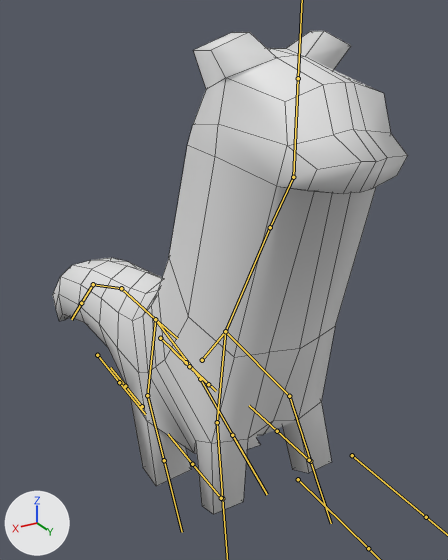
The FBX model Assets/Characters/ferret.fbx, before and after one commit.
Before and after are seen from a camera (50 mm lens) standing at (5.91, 7.92, 10.01) and looking at (-1.21, -3.94, 4.08). The axes (+X, +Y, +Z) are drawn at lower left. The lights are the same throughout. The bones that bend it are drawn over the model as lines. Mesh edges are drawn as thin lines.

In view in the first picture: 'Character'.
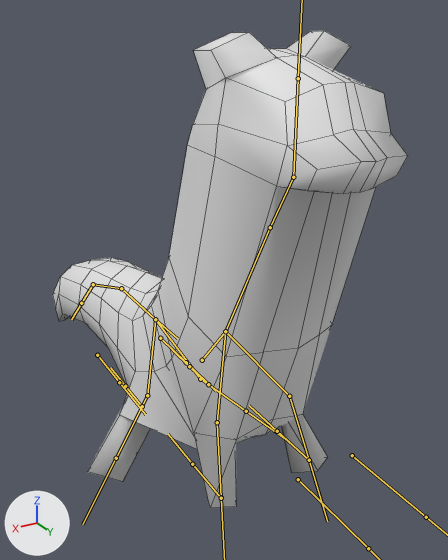
The newer file adds an action. The first version stands in its rest pose; the second is drawn at frame 1 of the action 'Armature|_TPose'.

What the commit changed:
Bone 'Arm.R' (bone_arm_r) turns from (0, 0, 0) to (-3, 110, -1) degrees about its own x, y and z.
Bone 'Arm.L' (bone_arm_l) turns from (0, 0, 0) to (-3, -110, 1) degrees about its own x, y and z.
Bone 'Leg.R' (bone_leg_r) turns from (0, 0, 0) to (46, 22, 22) degrees about its own x, y and z.
Bone 'Leg.L' (bone_leg_l) turns from (0, 0, 0) to (46, -22, -22) degrees about its own x, y and z.

What differs and where, as boxes [x1, y1, x2, y2] in the pictures (448 x 560 px):
'Character', posed
    before: [53, 31, 408, 514]
    after: [53, 31, 408, 508]
bone 'Arm.R', root to tip
    before: (217, 422) to (222, 498)
    after: (217, 422) to (221, 497)
bone 'Arm.L', root to tip
    before: (289, 396) to (310, 461)
    after: (289, 396) to (309, 460)
bone 'Leg.R', root to tip
    before: (147, 395) to (164, 460)
    after: (147, 395) to (116, 458)
bone 'Leg.L', root to tip
    before: (200, 379) to (232, 435)
    after: (200, 379) to (246, 411)
